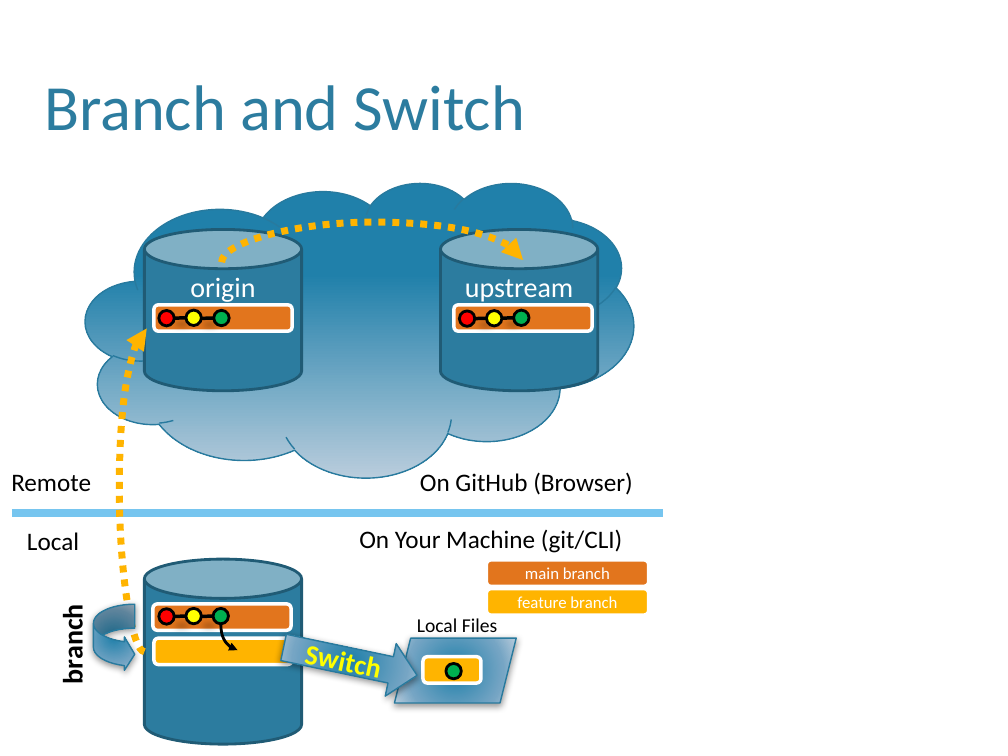
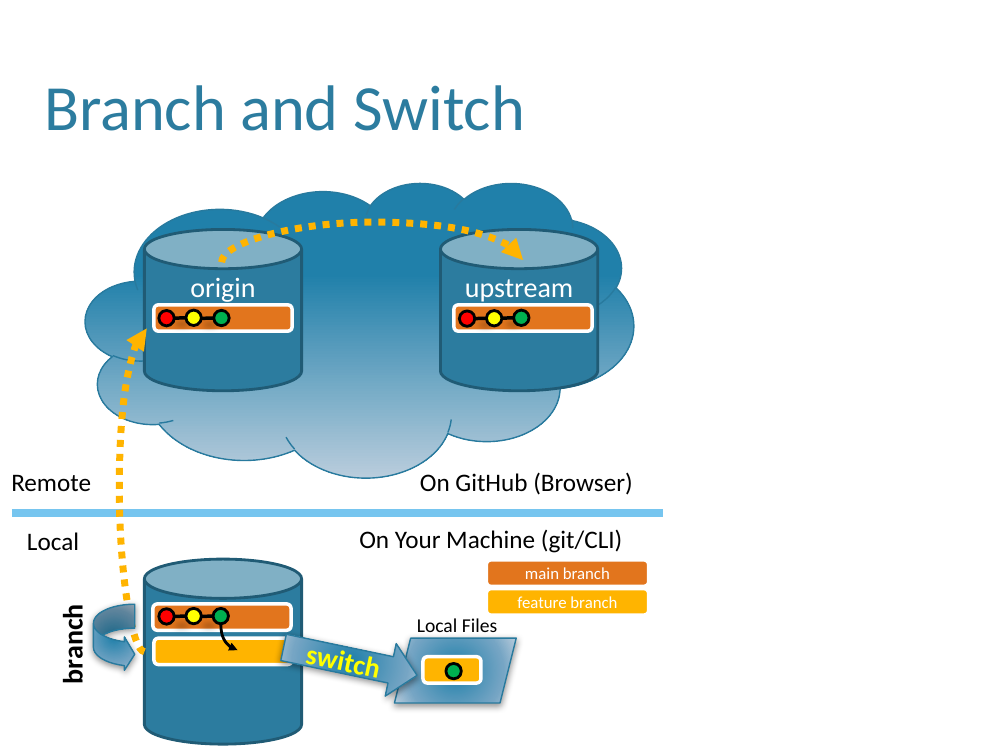
Before and after one commit to wpgoble/comp190, a slide deck: slide 17 of docs/materials/07-GitHub-OLD-copy.pptx. Drawn at 1008x756 pixels with LibreOffice and Linux fonts; fonts in the diff are those of the drawing; background and template pictures are left out. Boxes give left, top, right and bottom in pixels: in the first picture for what was removed or moved away, otherwise in the second. Text is boxed around its words. In the diff, an @@ line names an element or a change of style, - is before the commit and + after.

```diff
--- a/docs/materials/07-GitHub-OLD-copy.pptx
+++ b/docs/materials/07-GitHub-OLD-copy.pptx
@@ text in right arrow at bbox=[305, 641, 378, 682]: text changed @@
-Switch
+switch
```
Also in this commit, not shown: 5 other slides changed.
